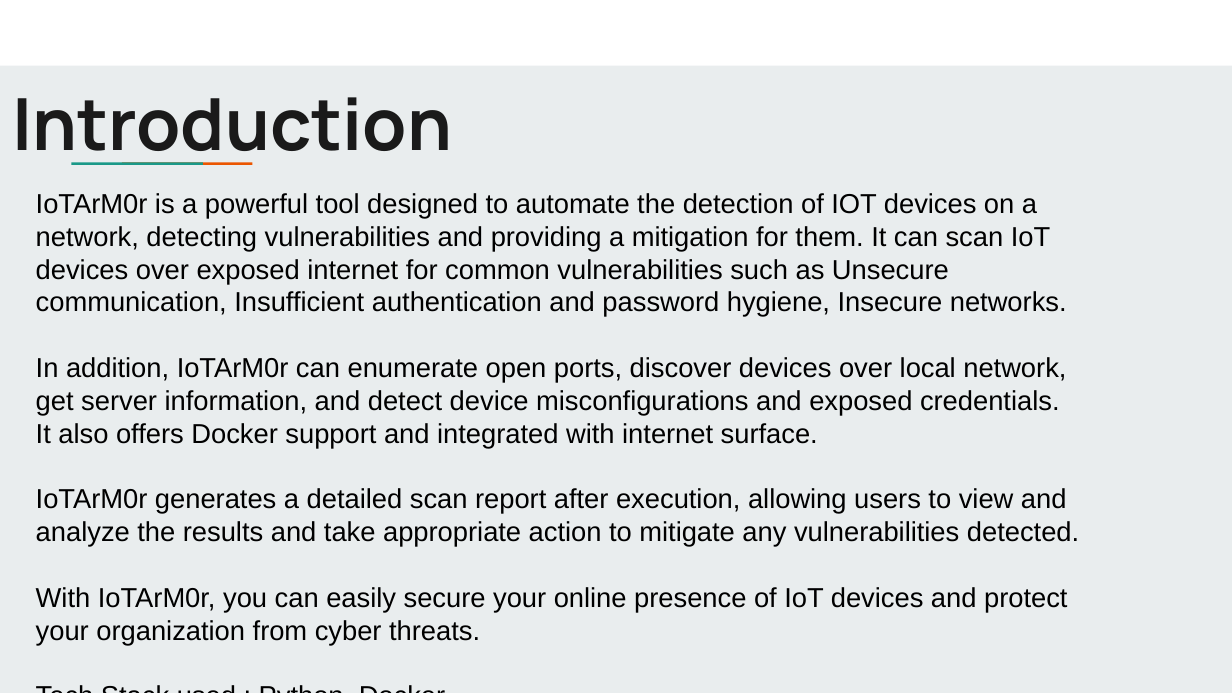
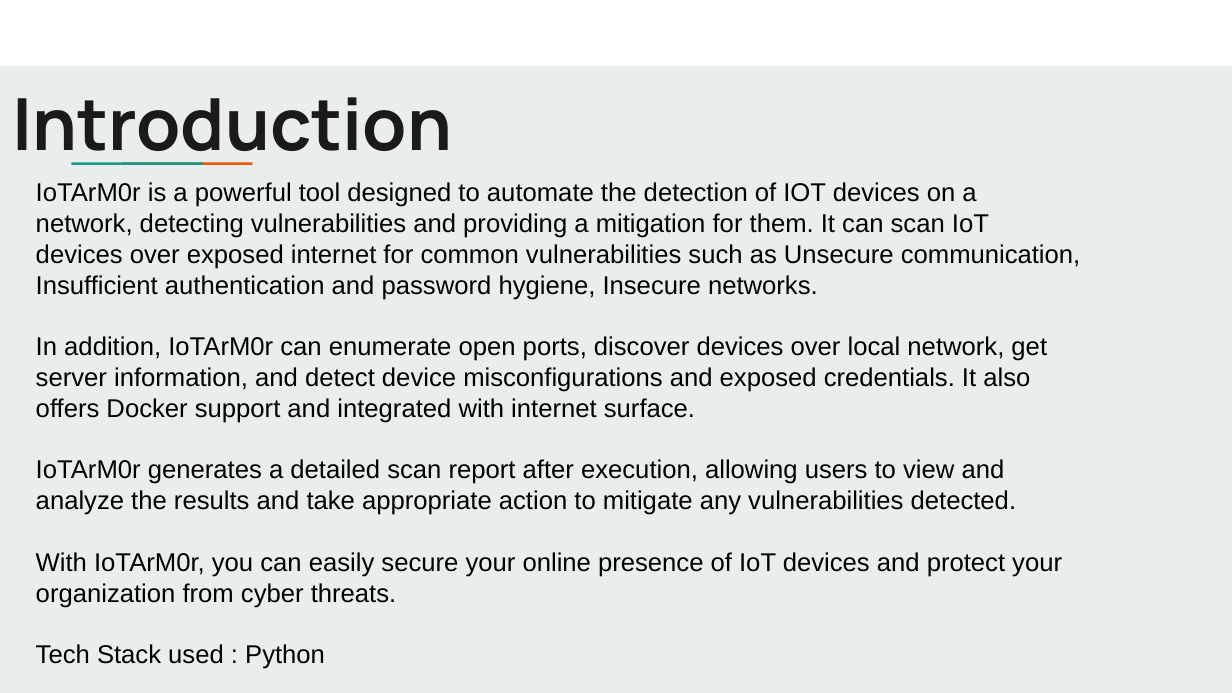
Before and after one commit to nagavenkatallu/IoTArM0r, a slide deck: slide 3 of IoTArM0r.pptx. Drawn at 1232x693 pixels with LibreOffice and Linux fonts; fonts in the diff are those of the drawing. Boxes give left, top, right and bottom in pixels: in the first picture for what was removed or moved away, otherwise in the second. Text is boxed around its words. In the diff, an @@ line names an element or a change of style, - is before the commit and + after.

Commit message:
progess ppt

```diff
--- a/IoTArM0r.pptx
+++ b/IoTArM0r.pptx
@@ text "IoTArM0r is a powerful tool ...": place and size @@
-text "IoTArM0r is a powerful tool ..." at (36,193,1079,645)
+text "IoTArM0r is a powerful tool ..." at (36,182,1081,669)
@@ text at (36,182,1081,608): size 16 to 15 pt @@
@@ text at (36,644,325,669): text changed; size 16 to 15 pt @@
-Tech Stack used : Python, Docker
+Tech Stack used : Python
```
